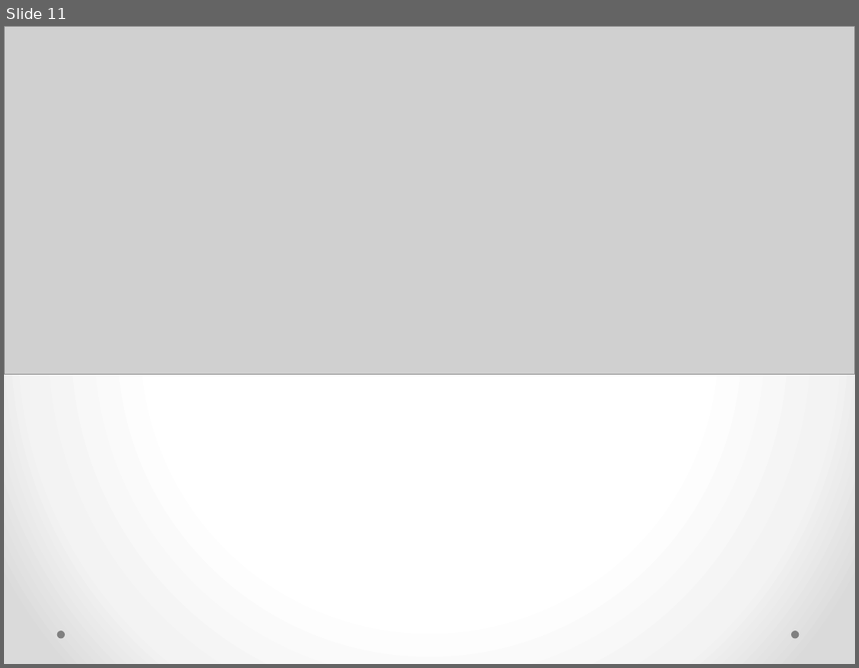
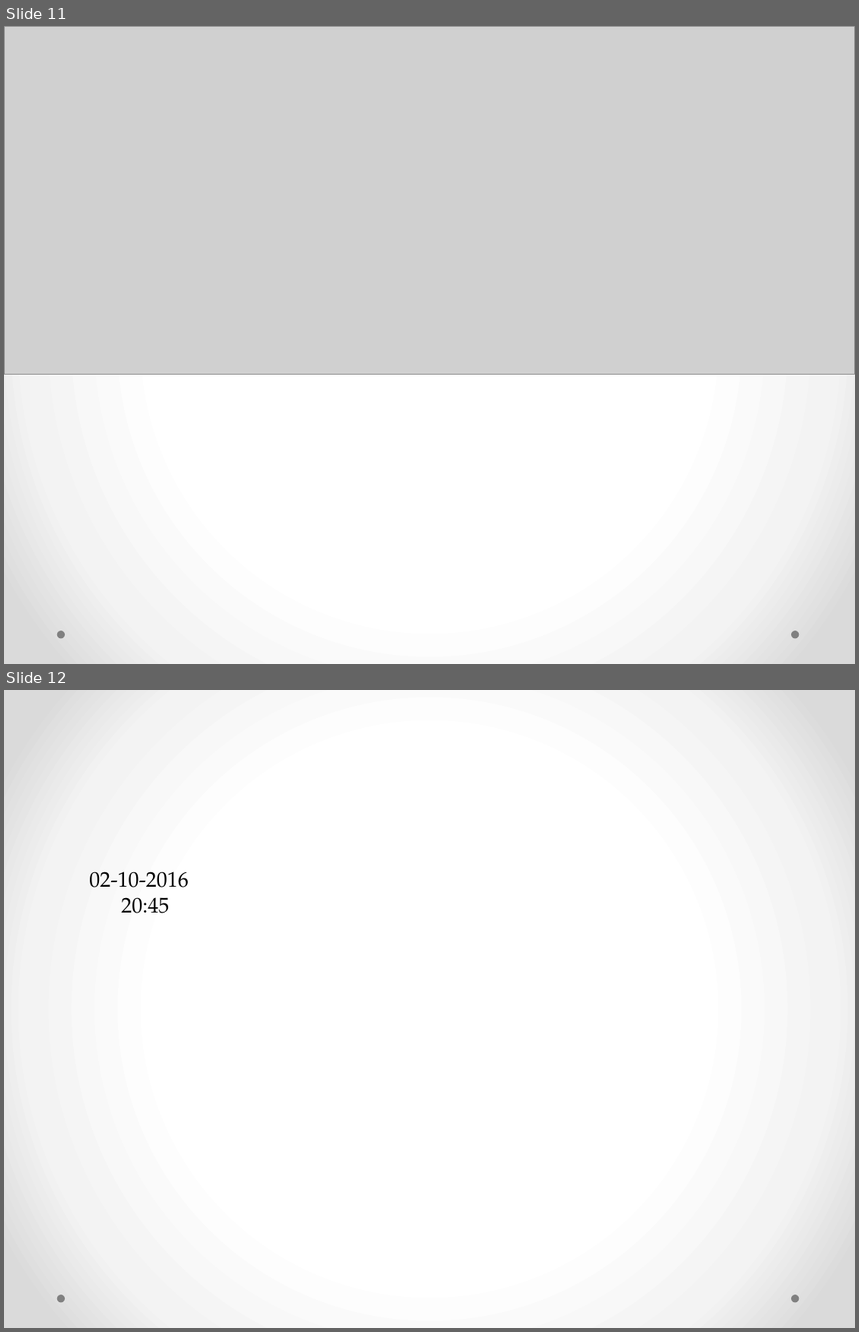
Before and after one commit to plaatsoft/plaatsign, a slide deck: doc/ppt/PlaatSign Design.pptx. Shown one above the other, each under a label of ours: slide 11 before the commit, slides 11 and 12 after it. The pictures are 859x668 and 859x1332 pixels, drawn with LibreOffice and Linux fonts; fonts in the diff are those of the drawing; grey boxes stand for pictures; background and template pictures are left out. Boxes give left, top, right and bottom in pixels: in the first picture for what was removed or moved away, otherwise in the second. Text is boxed around its words. In the diff, an @@ line names an element or a change of style, - is before the commit and + after.

```diff
--- a/doc/ppt/PlaatSign Design.pptx
+++ b/doc/ppt/PlaatSign Design.pptx
@@ slide 12 added at [4,690,855,1328], background picture (left out); not listed: 2 template elements that a slide beside it also shows @@
@@ text added at [89,872,189,913], 18 pt, text #000000 @@
+02-10-2016
+20:45
```
Also in this commit, not shown: 3 slides changed, 1 other slide added, 1 slide removed, 3 other files.
